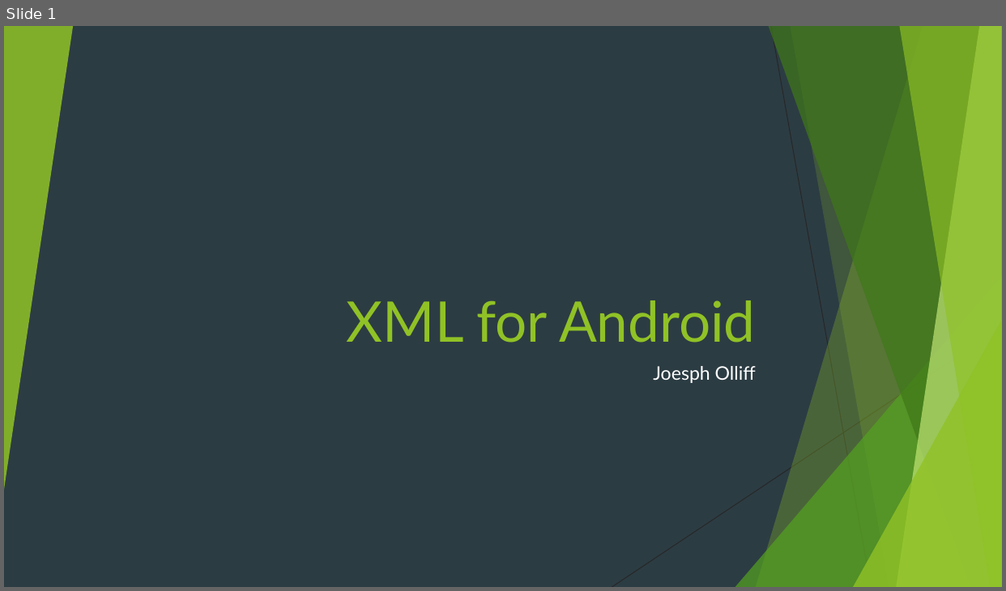
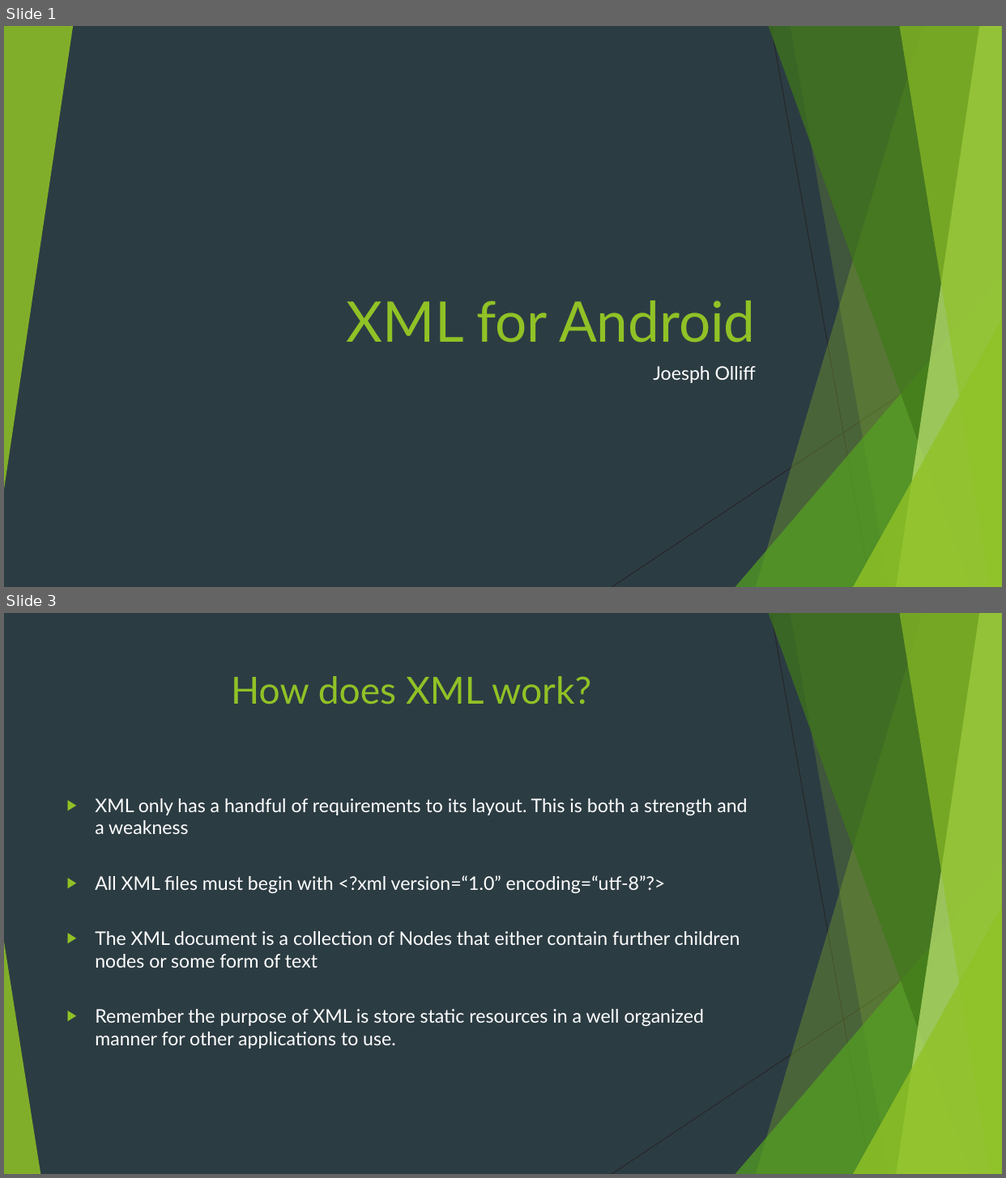
Before and after one commit to Sylvia-Olliff/XML-class, a slide deck: XML for Android.pptx. Shown one above the other, each under a label of ours: slide 1 before the commit, slides 1 and 3 after it; the slides between them are not shown. The pictures are 1006x591 and 1006x1178 pixels, drawn with LibreOffice and Linux fonts; fonts in the diff are those of the drawing. Boxes give left, top, right and bottom in pixels: in the first picture for what was removed or moved away, otherwise in the second. Text is boxed around its words. In the diff, an @@ line names an element or a change of style, - is before the commit and + after.

Commit message:
Skeleton in place
Got the basic layout set up

```diff
--- a/XML for Android.pptx
+++ b/XML for Android.pptx
@@ slide 3 added at box(4, 613, 1002, 1174), background #2C3C43; not listed: 9 template elements that a slide beside it also shows @@
@@ title added at box(231, 676, 591, 705), 36 pt, text #90C226 @@
+How does XML work?
@@ text added at box(95, 798, 747, 1049), 18 pt, text #FFFFFF @@
+▶ XML only has a handful of requirements to its layout. This is both a strength and a weakness
+▶ All XML files must begin with <?xml version=“1.0” encoding=“utf-8”?>
+▶ The XML document is a collection of Nodes that either contain further children nodes or some form of text
+▶ Remember the purpose of XML is store static resources in a well organized manner for other applications to use.
@@ triangle added at box(4, 942, 40, 1174), fill #90C226 at 85% opacity @@
```
Also in this commit, not shown: 4 other slides added.
